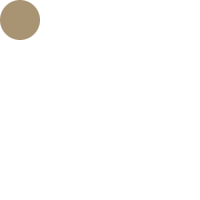
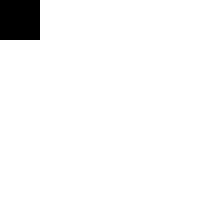
The second 200 x 200 image is a revision of the first. Changes to its layers:
renamed "back" to "background_black", painted on it over [0,0,40,40]
